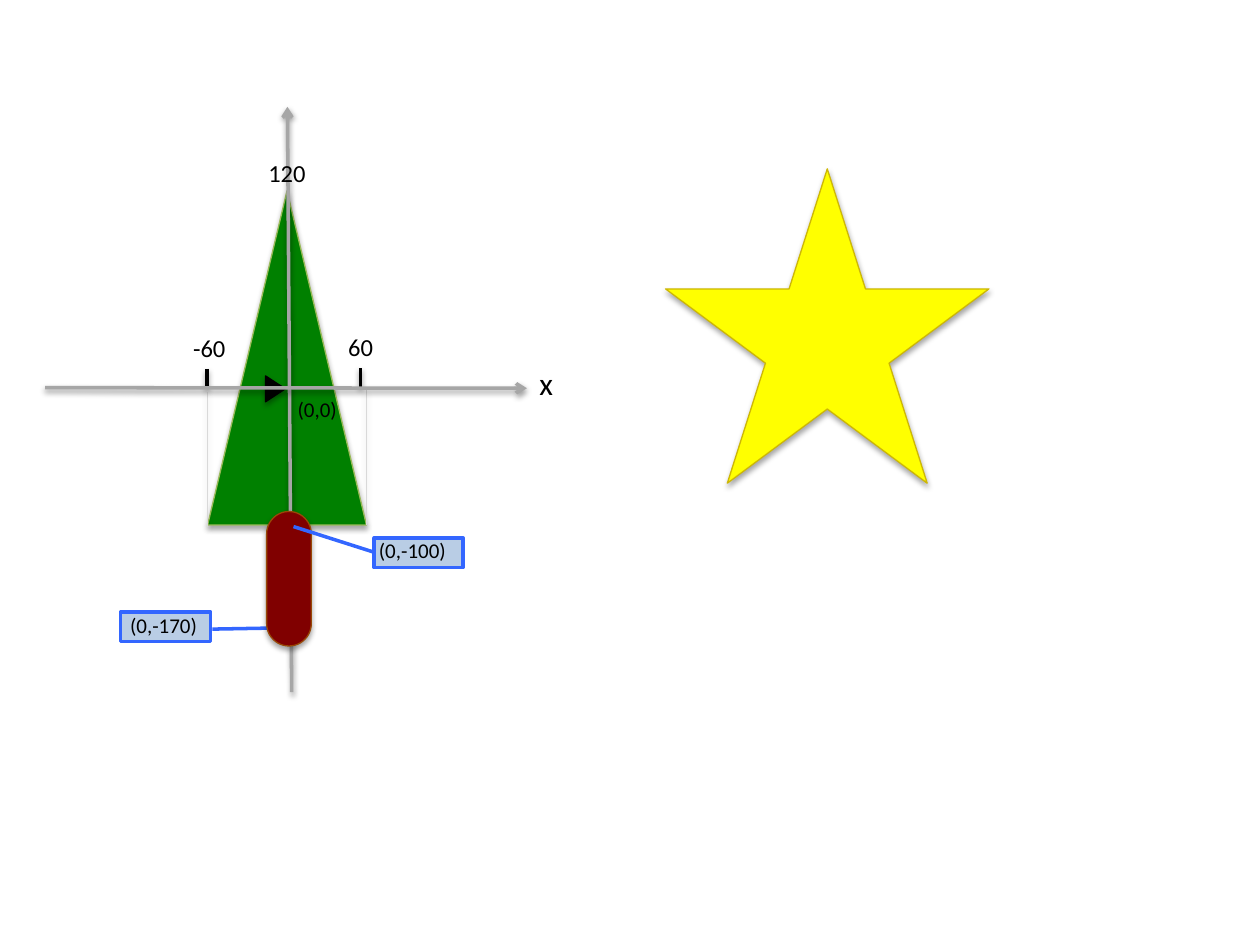
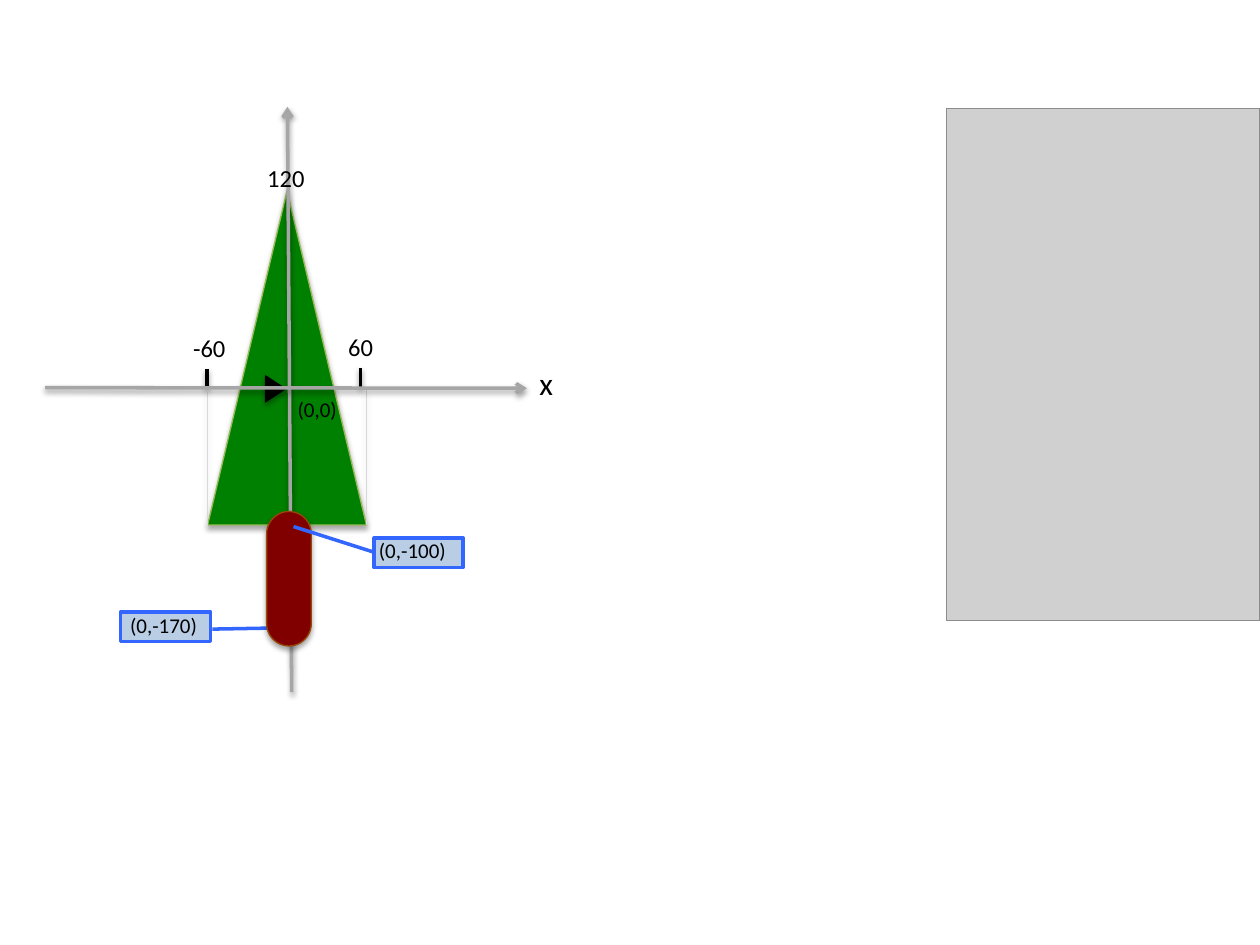
Before and after one commit to jellier/teachkidspython, a slide deck: slide 16 of Python入门课0.pptx (slide 13 before the commit). Drawn at 1260x945 pixels with LibreOffice and Linux fonts; fonts in the diff are those of the drawing; grey boxes stand for pictures. Boxes give left, top, right and bottom in pixels: in the first picture for what was removed or moved away, otherwise in the second. Text is boxed around its words. In the diff, an @@ line names an element or a change of style, - is before the commit and + after.

```diff
--- a/Python入门课0.pptx
+++ b/Python入门课0.pptx
@@ picture added at [946,108,1260,621] @@
@@ text "120": place and size @@
-text "120" at [268,162,305,188]
+text "120" at [267,167,304,193]
@@ star removed at [665,169,989,484] @@
```
Also in this commit, not shown: 2 other slides changed, 2 slides added, 1 slide removed, 1 other file.
